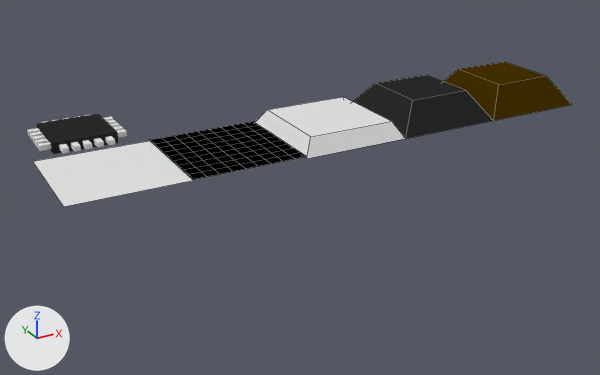
One commit to the Blender file res/new-render/scene.blend: the scene before it, then after it.
Both versions are drawn from a camera (50 mm lens) standing at (-3.26, -12.16, 5.06) and looking at (2.99, -0.8, -0.61). Lighting does not change. The marker at lower left points along +X, +Y and +Z. Mesh edges are drawn as thin lines on the coarser meshes.

Names of what the first picture shows: 'Plane', 'block', 'chip', 'floor', 'movableblock', 'water'.
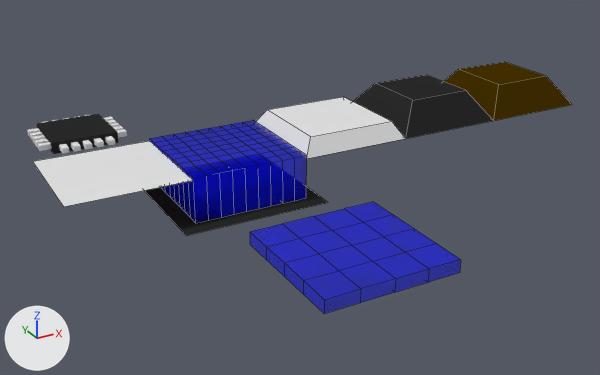
What differs and where, as boxes (x1, y1, x2, y2) in the pictures (600 x 375 px; the box of a moved part takes in the faces that stretch with it):
'water_test', added: after (250, 202, 461, 314)
'water', surface changed, reshaped, moved (76% taller): before (151, 121, 306, 179); after (150, 120, 307, 223)
'Plane.001', added (black): after (144, 187, 328, 235)
part 1 of me_grid, moved or reshaped (not visible afterwards): before (170, 123, 296, 179)
part 2 of me_grid, moved or reshaped: before (151, 121, 306, 179); after (150, 120, 307, 223)

Diff of the bpy script that builds the scene:
```diff
--- a/res/new-render/scene.blend.py
+++ b/res/new-render/scene.blend.py
@@ mat_watermat @@
 mat_watermat = bpy.data.materials.new('watermat')
-# nodes: BsdfGlass, OutputMaterial
-# colours: blue #6390e1
+# nodes: BsdfPrincipled, OutputMaterial, TexNoise, TexWave
+# colours: blue #0006e7, dark blue #040046
@@ me_grid @@
 # used by ob_water; location = (2.0, 0.0, 0.0)
-me_grid.from_pydata(...)  # 200 vertices, 198 faces; spans x -1.01..1.01, y -1.0..1.0, z 0.02
+me_grid.from_pydata(...)  # 200 vertices, 198 faces; spans x -1.01..1.01, y -1.0..1.0, z -0.58..0.19
+# me_grid part 1: 100 of the vertices in x -1.01..1.01, y -1.0..1.0, z 0.02 are moved by (0.0, 0.0, -0.6)
+# me_grid part 2: 100 of the vertices in x -1.01..1.01, y -1.0..1.0, z 0.02 are moved by (0.0, 0.0, 0.17)
 me_grid.materials.append(mat_watermat)
@@ me_plane_006 @@
+me_plane_006.from_pydata([(-1.0, -1.0, 0.0), (1.0, -1.0, 0.0), (-1.0, 1.0, 0.0), (1.0, 1.0, 0.0)], [], [(0, 1, 3, 2)])
+me_plane_006.materials.append(mat_blockmaterial)  # black #2a2a2a
@@ me_plane_004 @@
+me_plane_004.from_pydata(...)  # 50 vertices, 48 faces; spans x -1.0..1.0, y -1.0..1.0, z -0.19..0.0
+me_plane_004.materials.append(mat_watermat)
@@ ob_water @@
 ob_water = bpy.data.objects.new('water', me_grid)
-ob_water.location = (2.0, 0.0, 0.0)
+ob_water.location = (2.0, 0.0, -0.15)
@@ ob_plane_001 @@
+ob_plane_001 = bpy.data.objects.new('Plane.001', me_plane_006)
+ob_plane_001.location = (2.0, 0.0, -0.76)
+ob_plane_001.scale = (1.27, 1.27, 1.27)
@@ ob_water_test @@
+ob_water_test = bpy.data.objects.new('water_test', me_plane_004)
+ob_water_test.location = (2.0, -4.0, 0.0)
```
